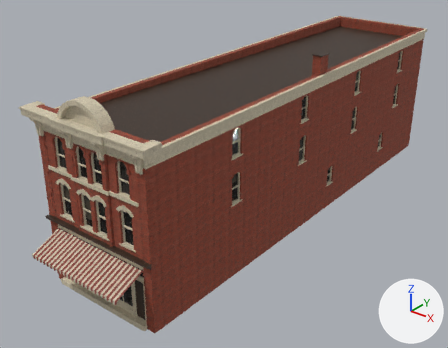
The glTF model assets/models/nevius-store.glb as it was, and as the next commit left it.
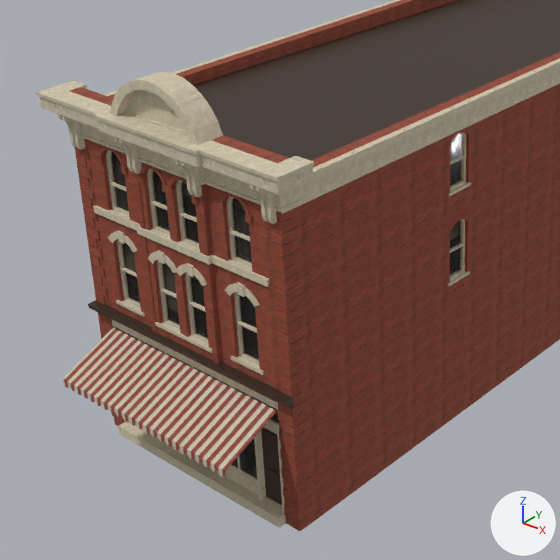
Each version appears first whole from a 50 mm camera at (23.1, -18.0, 21.7) aimed at (-1.2, 12.4, 2.9), and next in a close-up on the part from 0% to 64% of the width and 17% to 100% of the height. Lighting does not change. The marker at lower right points along +X, +Y and +Z. The first two pictures are the older version. Vertices at exactly the same position are counted once.

Script lines for the objects in view, before the commit:
```python
mat_nvr_awning = principled_material('NVR_Awning')
mat_nvr_awning.texture = img_awning_stripes
mat_nvr_awning.roughness = 0.9
me_neviusstore = bpy.data.meshes.new('NeviusStore')
me_neviusstore.from_pydata(...)  # 4849 vertices, 7149 faces; spans x -4.6..4.6, y -1.9..32.3, z -0.2..11.9
# faces by material slot: [3248, 2991, 195, 122, 384, 193, 16]
me_neviusstore.materials.append(mat_nvr_brick)
me_neviusstore.materials.append(mat_nvr_trim)
me_neviusstore.materials.append(mat_glass)  # black #1a1916
me_neviusstore.materials.append(mat_nvr_dark)  # picture img_door_varnish_dark
me_neviusstore.materials.append(mat_nvr_awning)  # picture img_awning_stripes
me_neviusstore.materials.append(mat_nvr_windowback)  # picture img_window_backs
me_neviusstore.materials.append(mat_nvr_shopinterior)  # picture img_shop_interior
ob_neviusstore = bpy.data.objects.new('NeviusStore', me_neviusstore)
ob_neviusstore.location = (0.0, 0.0, 0.0)
```
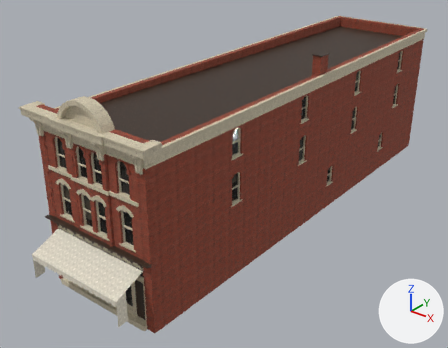
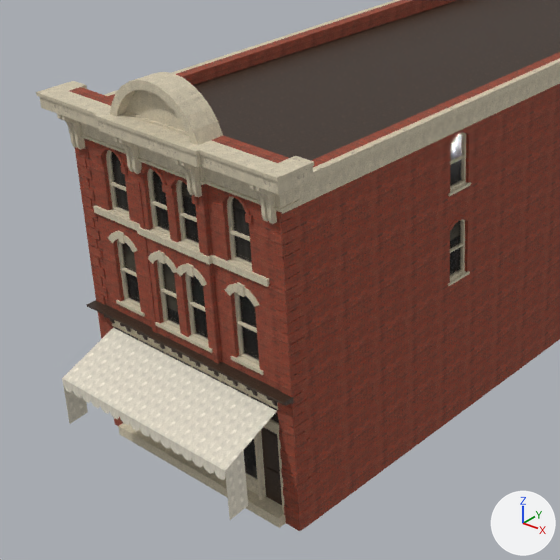
Location of each change, [x1, y1, x2, y2] in pixels of the close-ups (560 x 560 px):
```json
{"object": "NeviusStore", "change": "surface changed, reshaped", "before": [36, 0, 560, 531], "after": [36, 0, 560, 531]}
{"part": 1, "of": "me_neviusstore", "change": "built on", "before": [62, 378, 294, 477], "after": [62, 315, 293, 520]}
{"part": 2, "of": "me_neviusstore", "change": "surface changed", "before": [89, 303, 294, 471], "after": [87, 303, 294, 450]}
```

The change, as JSON lines over the scene's bpy script:
```json
{"op": "add", "block": "img_awning_canvas", "code": ["img_awning_canvas = load_image('awning_canvas', '_unpacked/awning_canvas', 1024, 1024, 'sRGB')"]}
{"op": "set", "path": "mat_nvr_awning.texture", "old": "img_awning_stripes", "new": "img_awning_canvas"}
{"block": "me_neviusstore", "where": "# used by ob_neviusstore; location = (0.0, 0.0, 0.0)"}
{"op": "remove", "block": "me_neviusstore", "code": "me_neviusstore.from_pydata(...)  # 4849 vertices, 7149 faces; spans x -4.6..4.6, y -1.9..32.3, z -0.2..11.9"}
{"op": "add", "block": "me_neviusstore", "code": "me_neviusstore.from_pydata(...)  # 5747 vertices, 8177 faces; spans x -4.6..4.6, y -1.9..32.3, z -0.2..11.9"}
{"block": "me_neviusstore", "change": "me_neviusstore part 1: 44 vertices moved from x -3.5..4.1, y -1.9..0.0, z 2.5..4.0 to x -3.5..4.1, y -1.9..0.0, z 2.4..4.1; 106 vertices removed from x -4.1..4.1, y -1.9..0.0, z 2.5..3.9; 1004 vertices added at x -4.1..4.1, y -1.9..0.0, z 1.1..4.1"}
{"block": "me_neviusstore", "change": "me_neviusstore part 2: 42 kept faces spanning x -4.1..4.1, y -1.9..0.0, z 2.4..4.2 get new texture (UV) coordinates"}
```
